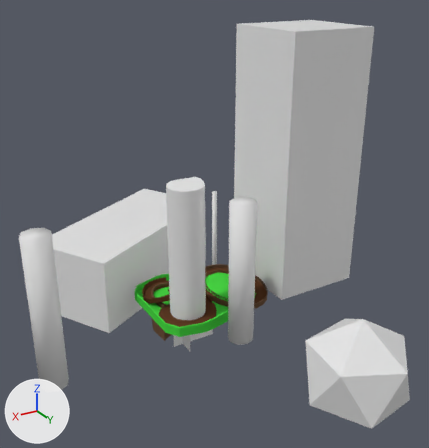
Two versions of the Blender file assets/blends/level4.blend, one commit apart.
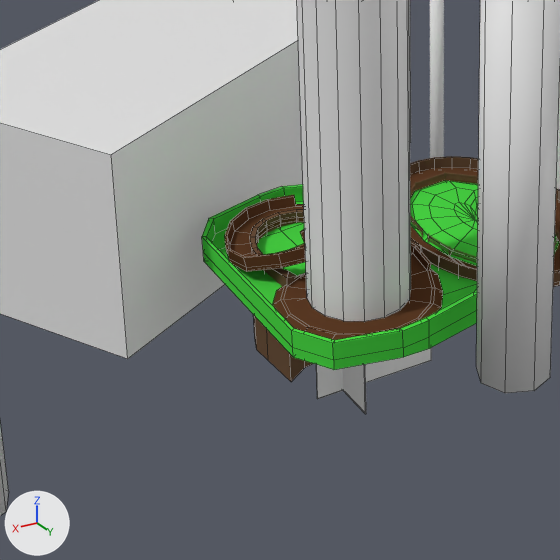
Each version appears first whole from a 50 mm lens placed at (292.0, 454.0, 302.0), pointed at (26.0, 10.0, 80.0), and next in a close-up on the part from 15% to 60% of the width and 47% to 90% of the height. Every picture has the same lights, and +X, +Y and +Z are marked at lower left. The close-ups show mesh edges as thin lines.

In view in the first close-up: 'Cube.002', 'Cube.003-col.001', 'Cube.007-col', 'Cube.009-col', 'Cylinder.001', 'Cylinder.003-col', 'Cylinder.005', 'Cylinder.006-col', 'dirt-col', 'fence.outside-col', 'inner.grass-col', 'track2-col'.
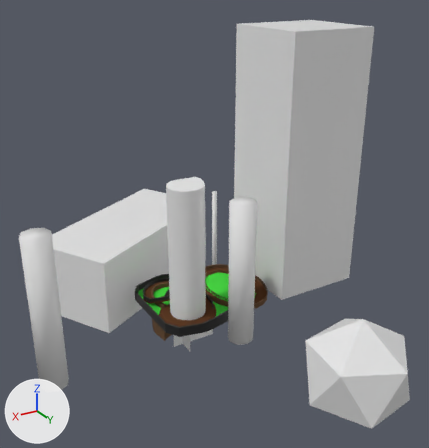
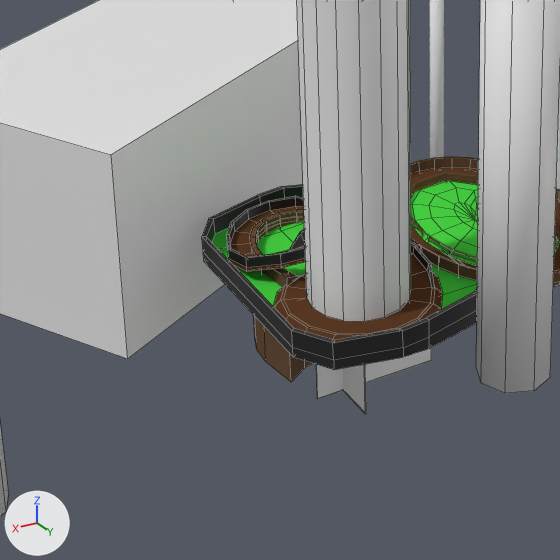
Where the change shows, as pixel boxes [x1, y1, x2, y2] in the close-ups (560 x 560 px; the box of a moved part takes in the faces that stretch with it):
'track2-col', reshaped
    before: [225, 195, 443, 340]
    after: [227, 196, 442, 340]
part 1 of me_cube_017, recoloured (green to black)
    both: [202, 184, 303, 242]
part 2 of me_cube_017, recoloured (green to black)
    both: [292, 289, 477, 370]
part 3 of me_cube_017, recoloured (green to black)
    both: [202, 237, 294, 356]
part 4 of me_cylinder_003, moved or reshaped
    before: [235, 195, 443, 340]
    after: [235, 196, 442, 340]
part 5 of me_cylinder_003, recoloured (brown to black)
    both: [227, 210, 431, 270]

What changed in the scene script:
```text
Change me_cube_017:
    where me_cube_017.from_pydata(...)  # 80 vertices, 78 faces; spans x -40.7..30.7, y -51.7..51.7, z -4.1..6.8
    used by ob_cube_003_col_001; location = (61.9, 0.0, -0.6)
    me_cube_017 part 1: 20 of the faces centred in x -35.2..26.9, y -51.7..-37.9, z -2.3..6.6 switch from mat_grass (green #49d645) to mat_black (black #1d1d1d)
    me_cube_017 part 2: 20 of the faces centred in x -35.4..26.8, y 39.2..51.7, z -2.3..6.6 switch from mat_grass (green #49d645) to mat_black (black #1d1d1d)
    me_cube_017 part 3: 4 of the faces centred in x 29.3..30.6, y -0.2, z -2.3..5.6 switch from mat_grass (green #49d645) to mat_black (black #1d1d1d)
Change me_cylinder_003:
    used by ob_track2_col; parent = ob_cube_003_col_001; location = (61.93, 0.0, -0.606)
    remove me_cylinder_003.from_pydata(...)  # 288 vertices, 265 faces; spans x -29.3..28.2, y -46.6..48.0, z -2.0..17.4
    add me_cylinder_003.from_pydata(...)  # 288 vertices, 271 faces; spans x -29.3..28.2, y -45.7..48.0, z -2.0..17.4
    me_cylinder_003 part 4
    1 vertex is removed from x 0.0, y -46.6, z 5.7
    13 faces are deleted
    5 vertices in x -9.6..17.8, y -44.7..-39.2, z 5.7..5.9 move by (0.0, 0.9, 0.0)
    3 vertices in x 0.3..28.2, y 21.8..48.0, z 0.7 move by (0.0, 0.0, -1.4)
    3 vertices in x 9.9..25.6, y 9.7..46.1, z 0.7 move by (0.0, 0.0, -1.3)
    3 vertices in x 10.1..18.3, y -0.8..3.4, z 12.1..13.9 move by (-0.6, 0.5, 0.0)
    36 vertices move from x -29.3..27.7, y -43.7..46.1, z -0.4..13.9 to x -29.3..27.0, y -43.7..46.1, z -0.7..13.9
    1 vertex is added at (0.0, -44.7, 5.7)
    15 new faces join them, mat_black (black #1d1d1d)
    4 new faces join them, mat_dirt (brown #5d3c26)
    me_cylinder_003 part 5: 36 faces spanning x -28.8..27.1, y -43.8..21.5, z 2.2..17.4 switch from mat_dirt (brown #5d3c26) to mat_black (black #1d1d1d)
```
